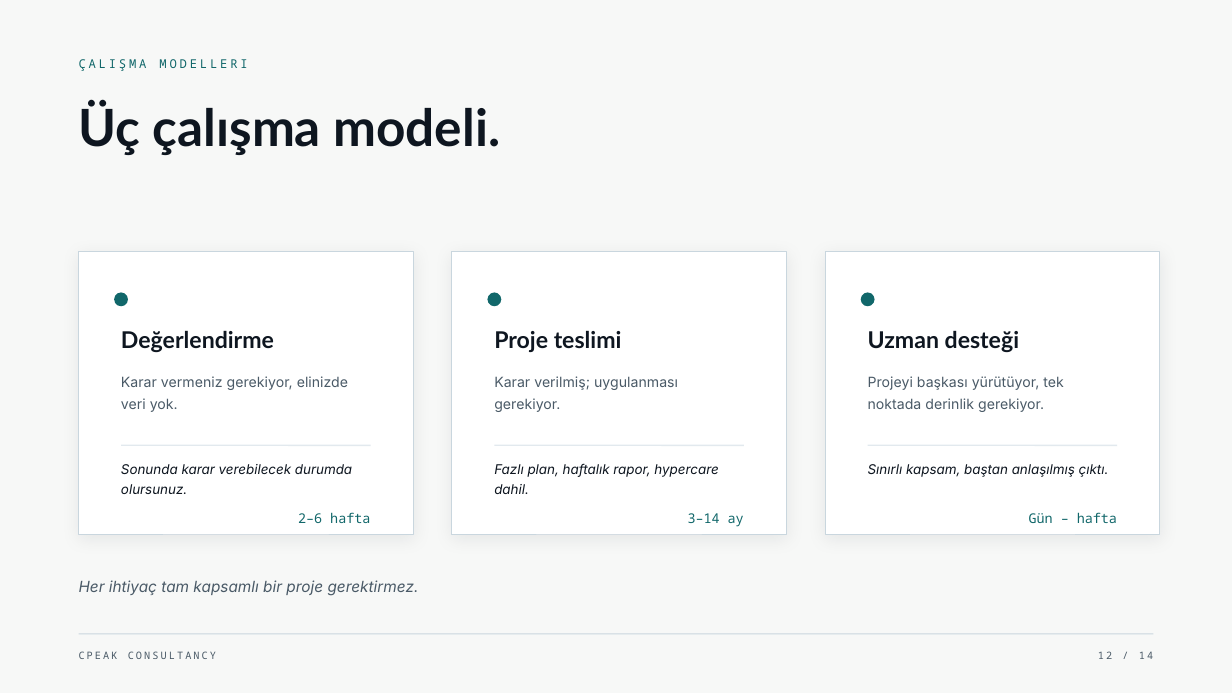
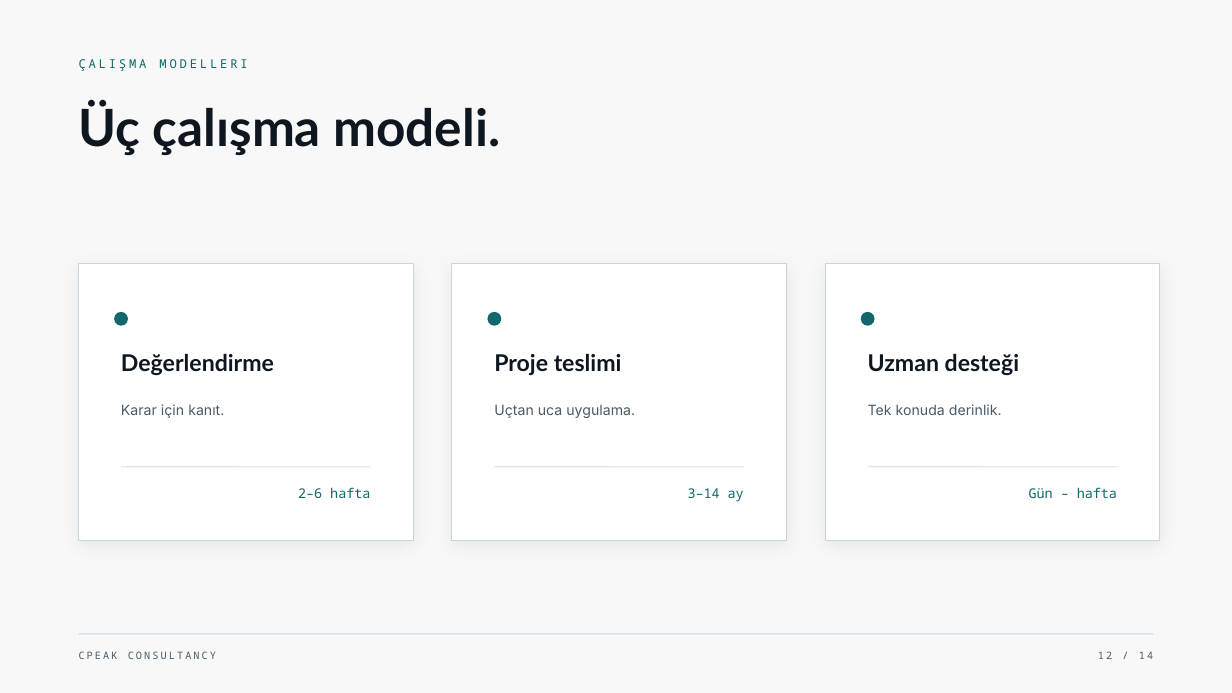
Before and after one commit to narinygt/Default, a slide deck: slide 12 of presentation/CPeak-Consultancy-Kurumsal-Sunum-TR.pptx. Drawn at 1232x693 pixels with LibreOffice and Linux fonts; fonts in the diff are those of the drawing. Boxes give left, top, right and bottom in pixels: in the first picture for what was removed or moved away, otherwise in the second. Text is boxed around its words. In the diff, an @@ line names an element or a change of style, - is before the commit and + after.

```diff
--- a/presentation/CPeak-Consultancy-Kurumsal-Sunum-TR.pptx
+++ b/presentation/CPeak-Consultancy-Kurumsal-Sunum-TR.pptx
@@ rectangle: place and size @@
-rectangle at box(79, 251, 413, 534)
+rectangle at box(79, 263, 413, 541)
@@ rectangle: place and size @@
-rectangle at box(452, 251, 787, 534)
+rectangle at box(452, 263, 787, 541)
@@ rectangle: place and size @@
-rectangle at box(825, 251, 1160, 534)
+rectangle at box(825, 263, 1160, 541)
@@ 3 texts: place and size @@
-3 texts at box(121, 330, 1019, 352)
+3 texts at box(121, 353, 1019, 375)
@@ text removed at box(494, 376, 678, 412) @@
-Karar verilmiş; uygulanması gerekiyor.
@@ text at box(121, 404, 224, 418): text changed @@
-Karar vermeniz gerekiyor, elinizde veri yok.
+Karar için kanıt.
@@ text added at box(494, 405, 635, 418), 11 pt, text #4A5A67 @@
+Uçtan uca uygulama.
@@ text at box(868, 404, 1002, 415): text changed @@
-Projeyi başkası yürütüyor, tek noktada derinlik gerekiyor.
+Tek konuda derinlik.
@@ text removed at box(121, 464, 352, 494) @@
-Sonunda karar verebilecek durumda olursunuz.
@@ text removed at box(494, 463, 718, 494) @@
-Fazlı plan, haftalık rapor, hypercare dahil.
@@ 3 ellipses, 3 lines: place and size @@
-3 ellipses, 3 lines at box(115, 293, 1117, 445)
+3 ellipses, 3 lines at box(115, 312, 1117, 467)
@@ text removed at box(868, 464, 1109, 477) @@
-Sınırlı kapsam, baştan anlaşılmış çıktı.
@@ 3 texts: place and size @@
-3 texts at box(298, 512, 1117, 527)
+3 texts at box(298, 487, 1117, 502)
@@ text removed at box(79, 580, 419, 596) @@
-Her ihtiyaç tam kapsamlı bir proje gerektirmez.
```
Also in this commit, not shown: 13 other slides changed, 3 other files.
